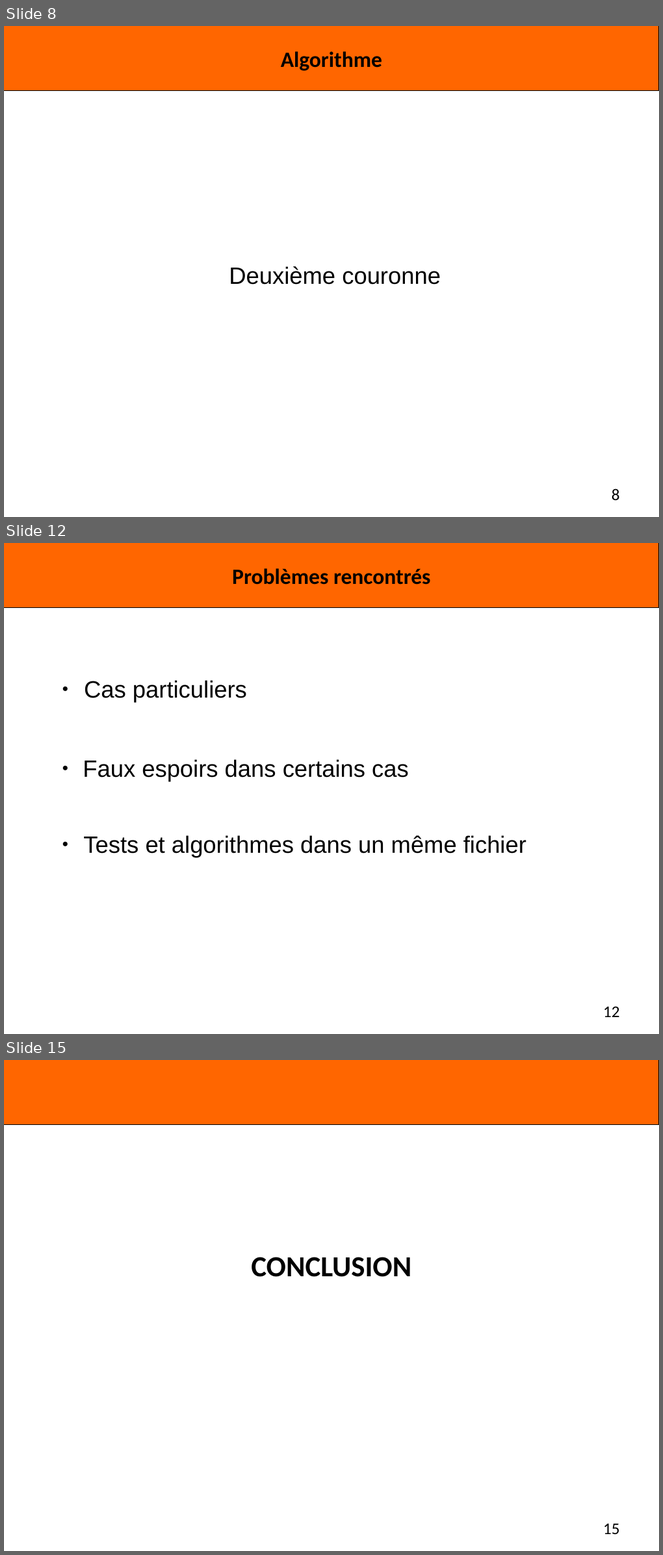
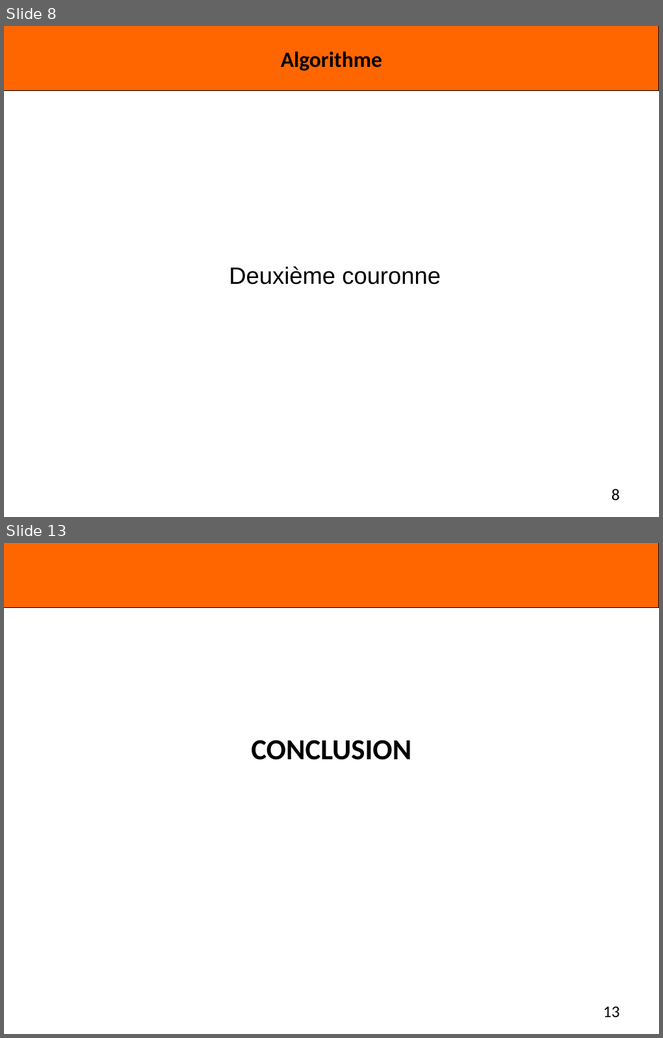
Before and after one commit to Miaxos/Polux, a slide deck: diapo_Presentation_poqb_soutenance_vendredi_15_janvier_2016.odp. Shown one above the other, each under a label of ours: slides 8, 12 and 15 before the commit, slides 8 and 13 after it; the slides between them are not shown. The pictures are 663x1555 and 663x1038 pixels, drawn with LibreOffice and Linux fonts; fonts in the diff are those of the drawing; background and template pictures are left out. Boxes give left, top, right and bottom in pixels: in the first picture for what was removed or moved away, otherwise in the second. Text is boxed around its words. In the diff, an @@ line names an element or a change of style, - is before the commit and + after.

```diff
--- a/diapo_Presentation_poqb_soutenance_vendredi_15_janvier_2016.odp
+++ b/diapo_Presentation_poqb_soutenance_vendredi_15_janvier_2016.odp
@@ slide 12 removed at [4,543,659,1034], background #FFFFFF; not listed: 1 template element that a slide beside it also shows @@
@@ title removed at [232,568,431,585] @@
-Problèmes rencontrés
@@ text removed at [84,680,247,702] @@
-● Cas particuliers
@@ text removed at [83,759,409,782] @@
-● Faux espoirs dans certains cas
@@ text removed at [83,835,527,858] @@
-● Tests et algorithmes dans un même fichier
@@ page number removed at [603,1006,620,1017] @@
-12
@@ what was slide 15 is now slide 13 @@
@@ page number at [603,1006,620,1017]: text changed @@
-15
+13
```
Also in this commit, not shown: 4 slides changed, 2 slides added, 3 other slides removed.
